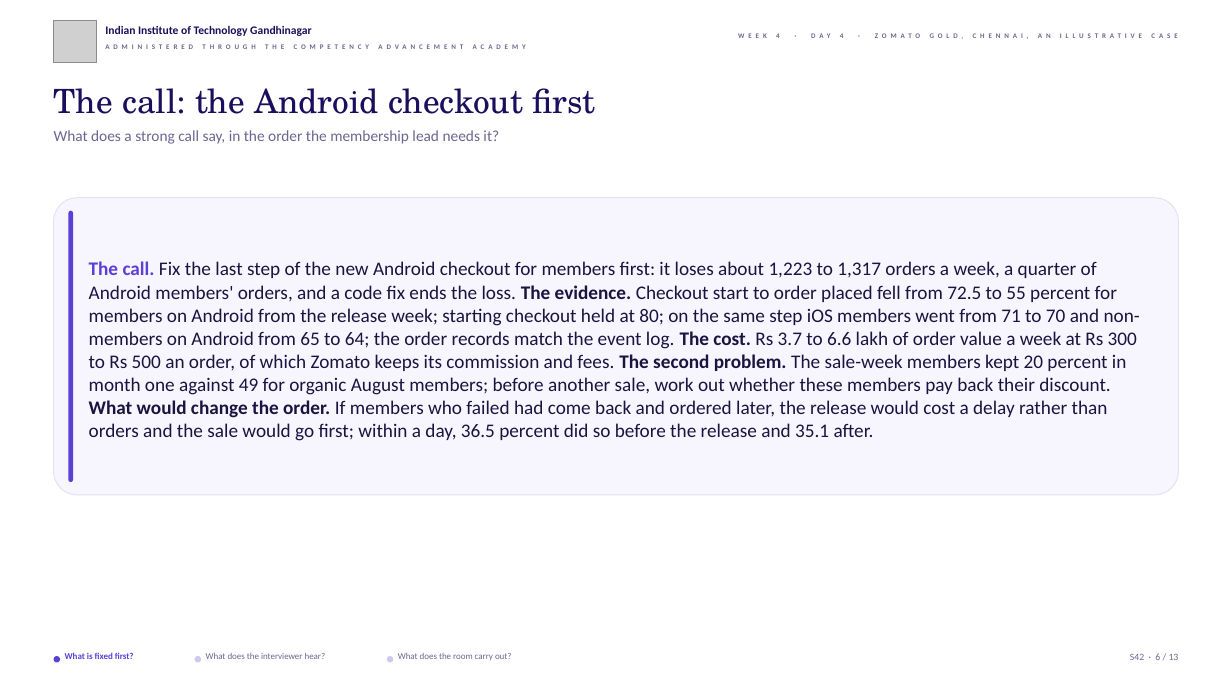
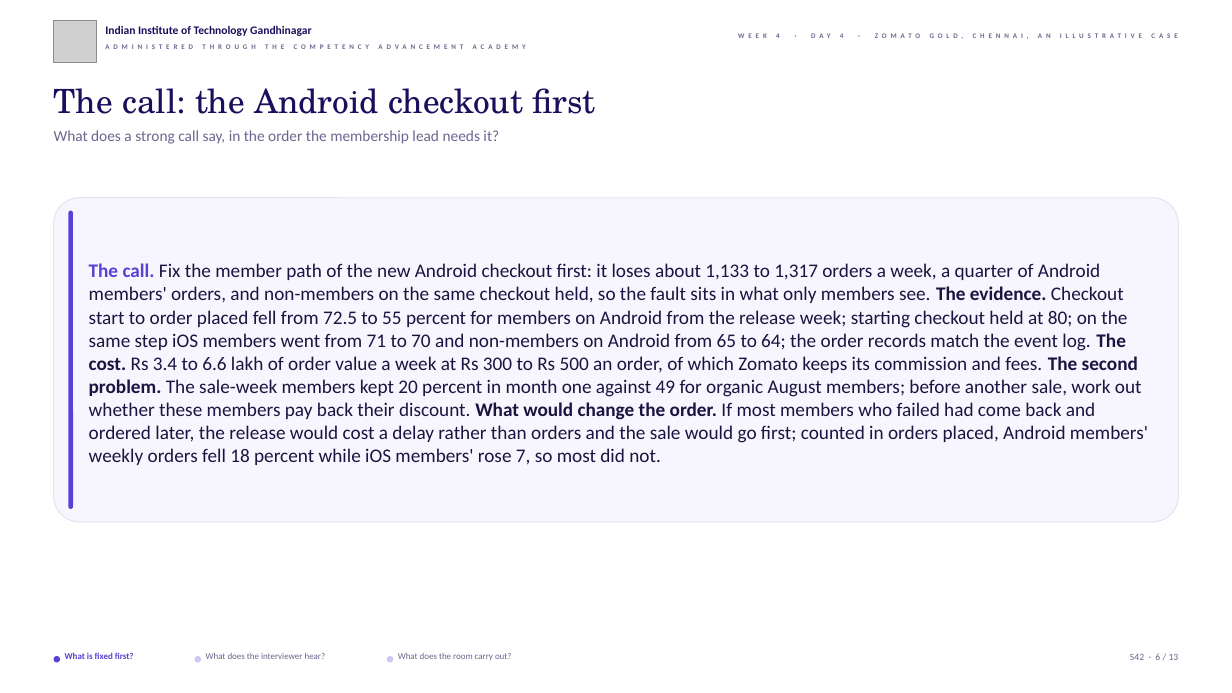
Before and after one commit to fde-academy-lab/c2-content-factory, a slide deck: slide 6 of content/W04/D4/slides/C2_W04_D04_half2_STUDENT.pptx. Drawn at 1232x693 pixels with LibreOffice and Linux fonts; fonts in the diff are those of the drawing; grey boxes stand for pictures; background and template pictures are left out. Boxes give left, top, right and bottom in pixels: in the first picture for what was removed or moved away, otherwise in the second. Text is boxed around its words. In the diff, an @@ line names an element or a change of style, - is before the commit and + after.

```diff
--- a/content/W04/D4/slides/C2_W04_D04_half2_STUDENT.pptx
+++ b/content/W04/D4/slides/C2_W04_D04_half2_STUDENT.pptx
@@ rounded rectangle: place and size @@
-rounded rectangle at (54, 198, 1178, 495)
+rounded rectangle at (54, 198, 1178, 522)
@@ rounded rectangle: place and size @@
-rounded rectangle at (68, 211, 73, 482)
+rounded rectangle at (68, 211, 73, 509)
@@ text at (89, 263, 1148, 465): text changed @@
-The call. Fix the last step of the new Android checkout for members first: it loses about 1,223 to 1,317 orders a week, a quarter of Android members' orders, and a code fix ends the loss. The evidence. Checkout start to order placed fell from 72.5 to 55 percent for members on Android from the release week; starting checkout held at 80; on the same step iOS members went from 71 to 70 and non-members on Android from 65 to 64; the order records match the event log. The cost. Rs 3.7 to 6.6 lakh of order value a week at Rs 300 to Rs 500 an order, of which Zomato keeps its commission and fees. The second problem. The sale-week members kept 20 percent in month one against 49 for organic August members; before another sale, work out whether these members pay back their discount. What would change the order. If members who failed had come back and ordered later, the release would cost a delay rather than orders and the sale would go first; within a day, 36.5 percent did so before the release and 35.1 after.
+The call. Fix the member path of the new Android checkout first: it loses about 1,133 to 1,317 orders a week, a quarter of Android members' orders, and non-members on the same checkout held, so the fault sits in what only members see. The evidence. Checkout start to order placed fell from 72.5 to 55 percent for members on Android from the release week; starting checkout held at 80; on the same step iOS members went from 71 to 70 and non-members on Android from 65 to 64; the order records match the event log. The cost. Rs 3.4 to 6.6 lakh of order value a week at Rs 300 to Rs 500 an order, of which Zomato keeps its commission and fees. The second problem. The sale-week members kept 20 percent in month one against 49 for organic August members; before another sale, work out whether these members pay back their discount. What would change the order. If most members who failed had come back and ordered later, the release would cost a delay rather than orders and the sale would go first; counted in orders placed, Android members' weekly orders fell 18 percent while iOS members' rose 7, so most did not.
```
Also in this commit, not shown: 3 other slides changed, 24 other files.
